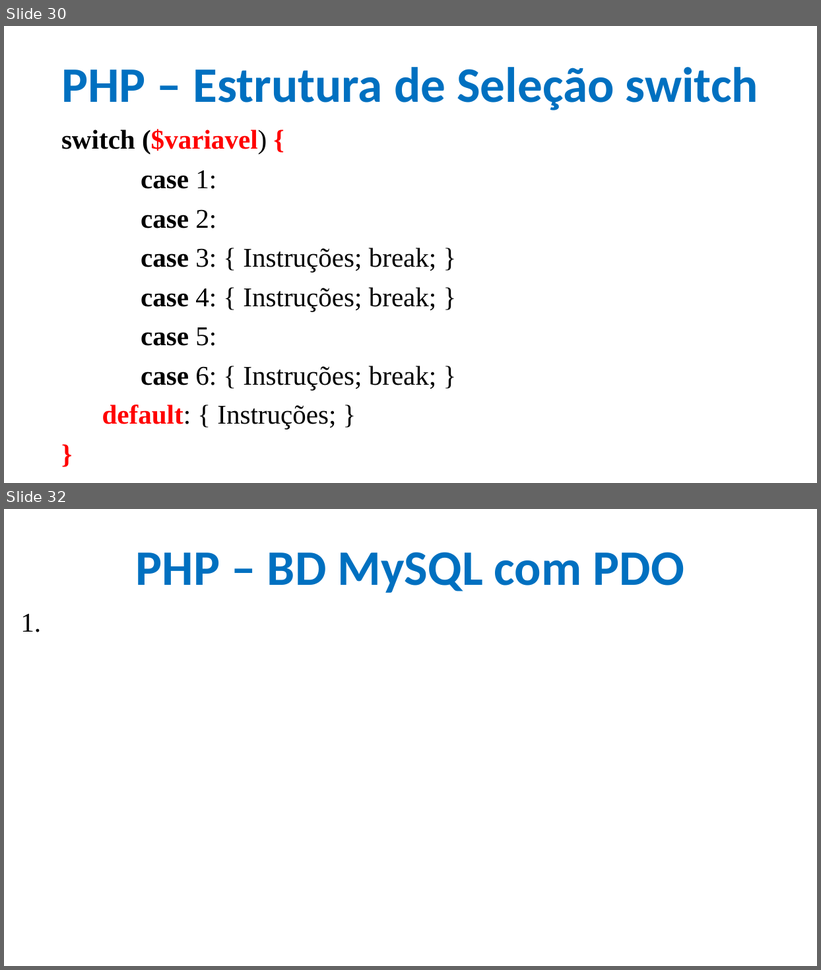
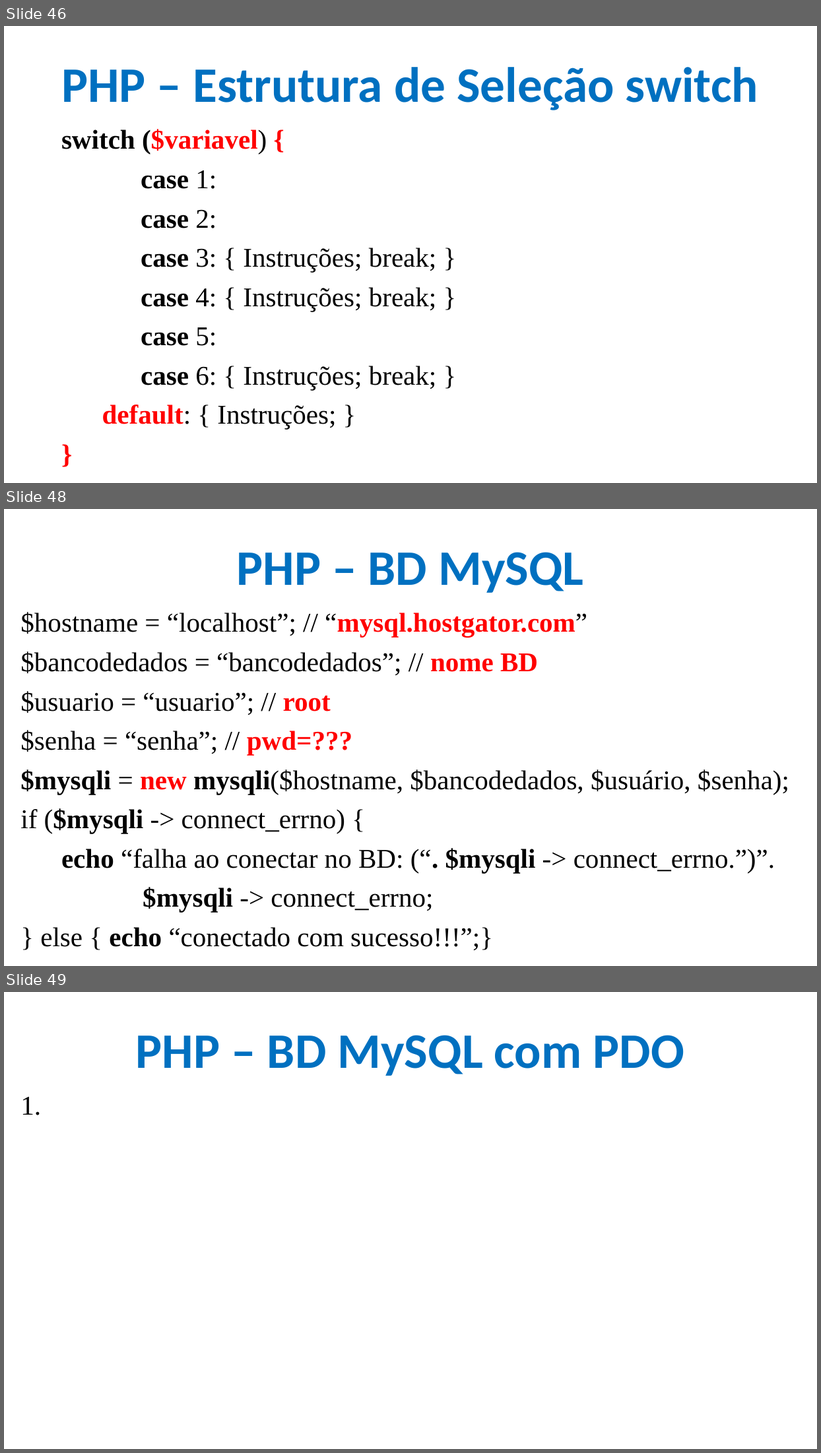
Before and after one commit to CloudEducationBrazil/WydenDesenvolvimentoWebPHP, a slide deck: 01 Classes/Aula 12 e 13 Desenvolvimento Web PHP - PHP.pptx. Shown one above the other, each under a label of ours: slides 30 and 32 before the commit, slides 46, 48 and 49 after it; the slides between them are not shown. The pictures are 821x970 and 821x1453 pixels, drawn with LibreOffice and Linux fonts; fonts in the diff are those of the drawing; background and template pictures are left out. Boxes give left, top, right and bottom in pixels: in the first picture for what was removed or moved away, otherwise in the second. Text is boxed around its words. In the diff, an @@ line names an element or a change of style, - is before the commit and + after.

```diff
--- a/01 Classes/Aula 12 e 13 Desenvolvimento Web PHP - PHP.pptx
+++ b/01 Classes/Aula 12 e 13 Desenvolvimento Web PHP - PHP.pptx
@@ slide 48 added at [4, 509, 817, 966], background picture (left out) @@
@@ title added at [237, 552, 583, 593], 44 pt, text #0070C0, bold @@
+PHP – BD MySQL
@@ text added at [20, 612, 789, 951], 24 pt, text #000000 @@
+$hostname = “localhost”; // “mysql.hostgator.com”
+$bancodedados = “bancodedados”; // nome BD
+$usuario = “usuario”; // root
+$senha = “senha”; // pwd=???
+$mysqli = new mysqli($hostname, $bancodedados, $usuário, $senha);
+if ($mysqli -> connect_errno) {
+echo “falha ao conectar no BD: (“. $mysqli -> connect_errno.”)”.
+$mysqli -> connect_errno;
+} else { echo “conectado com sucesso!!!”;}
@@ what was slide 30 is now slide 46 @@
@@ what was slide 32 is now slide 49 @@
```
Also in this commit, not shown: 6 slides changed, 16 other slides added.
